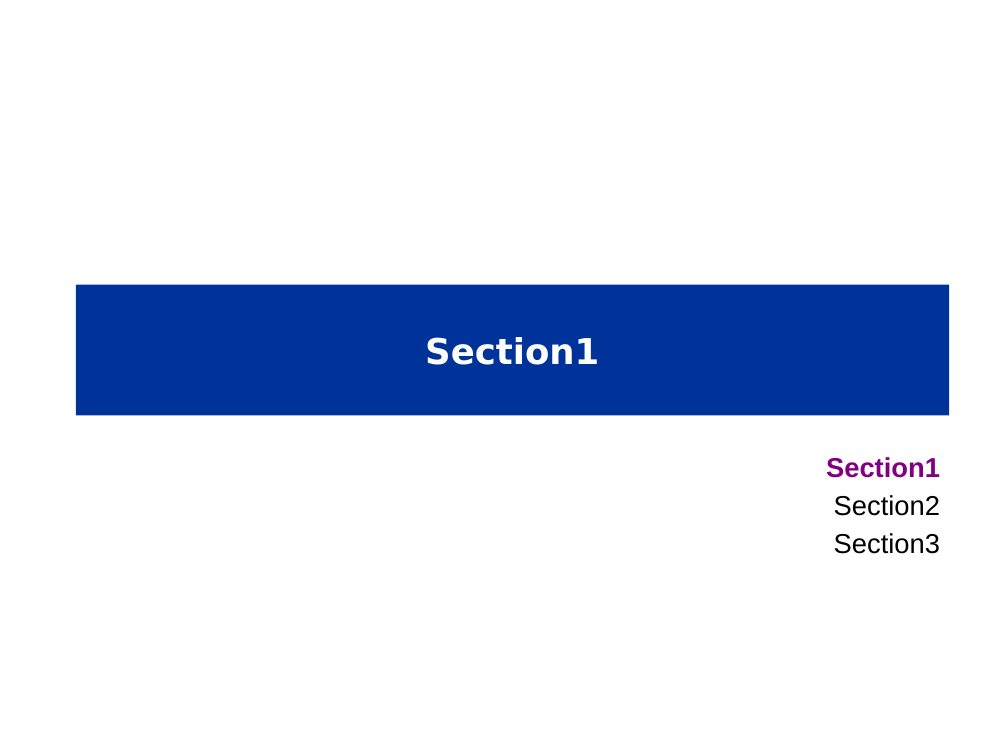
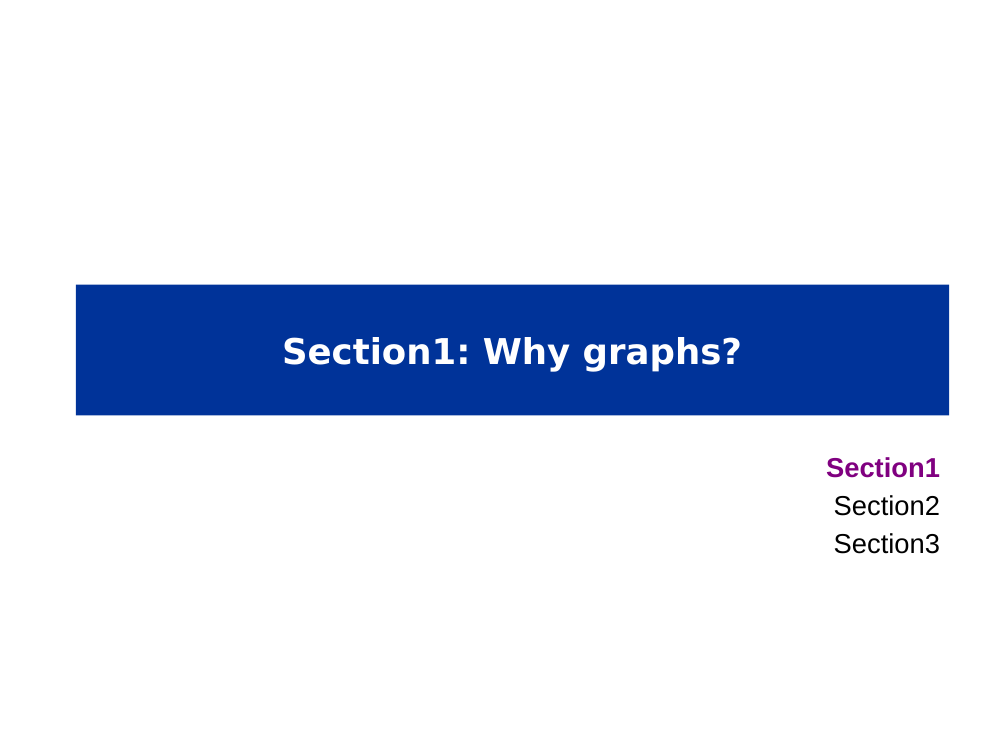
Before and after one commit to mattvinks/spark-labs, a slide deck: slide 3 of slides/nn_GraphX.pptm. Drawn at 1008x738 pixels with LibreOffice and Linux fonts; fonts in the diff are those of the drawing; background and template pictures are left out. Boxes give left, top, right and bottom in pixels: in the first picture for what was removed or moved away, otherwise in the second. Text is boxed around its words. In the diff, an @@ line names an element or a change of style, - is before the commit and + after.

Commit message:
GraphX start checkin

```diff
--- a/slides/nn_GraphX.pptm
+++ b/slides/nn_GraphX.pptm
@@ title at [282,337,742,371]: text changed @@
-Section1
+Section1: Why graphs?
```
Also in this commit, not shown: 3 other slides changed, 2 slides added.
